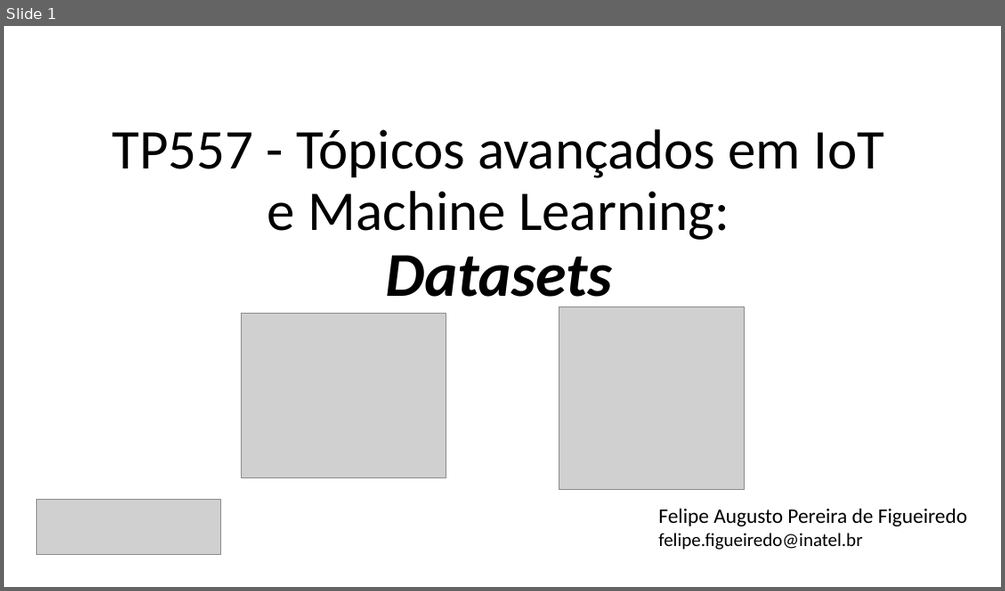
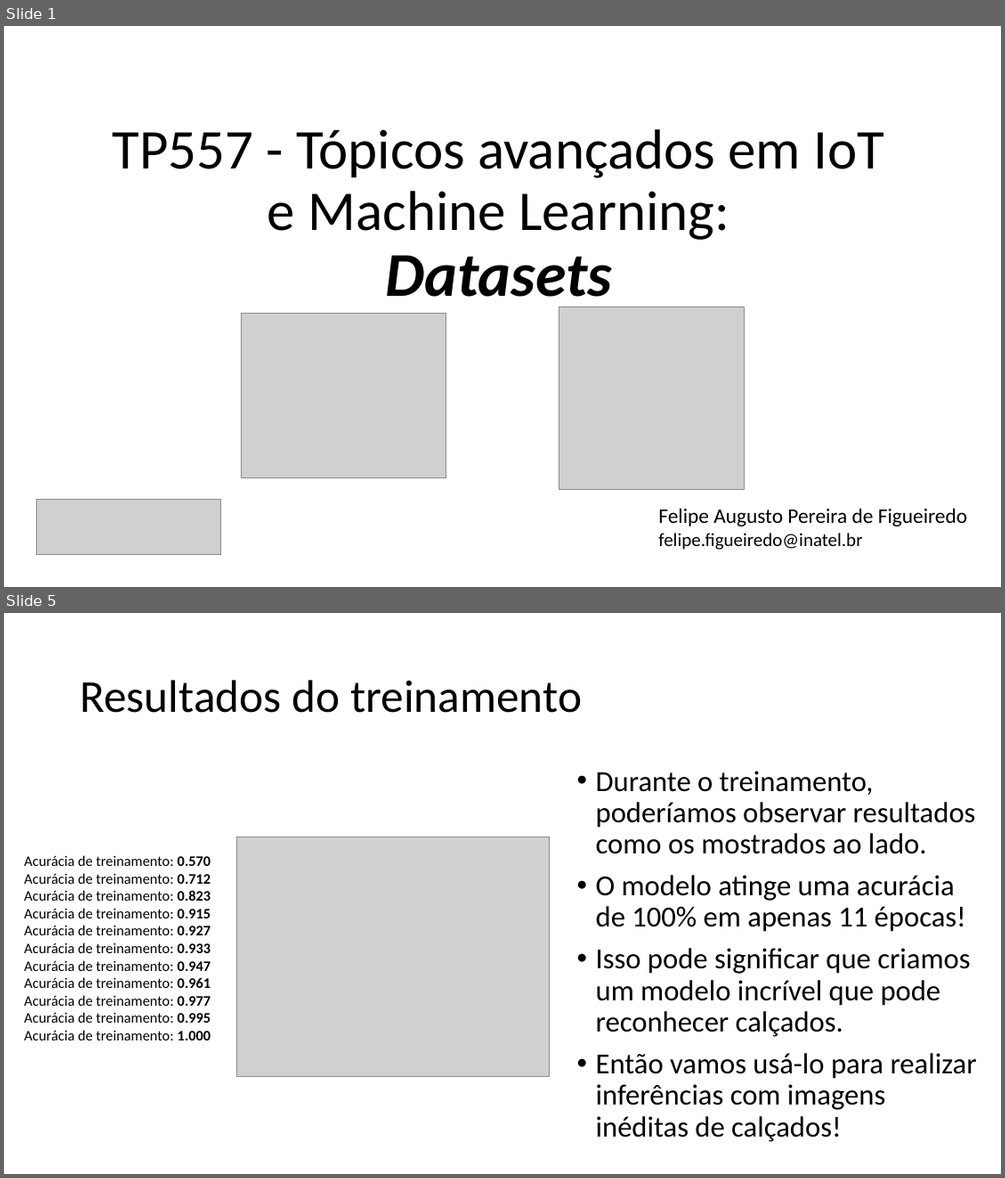
Before and after one commit to zz4fap/tp557-iot-ml, a slide deck: slides/TP557_10_Datasets.pptx. Shown one above the other, each under a label of ours: slide 1 before the commit, slides 1 and 5 after it; the slides between them are not shown. The pictures are 1005x591 and 1005x1178 pixels, drawn with LibreOffice and Linux fonts; fonts in the diff are those of the drawing; grey boxes stand for pictures. Boxes give left, top, right and bottom in pixels: in the first picture for what was removed or moved away, otherwise in the second. Text is boxed around its words. In the diff, an @@ line names an element or a change of style, - is before the commit and + after.

Commit message:
update of slides

```diff
--- a/slides/TP557_10_Datasets.pptx
+++ b/slides/TP557_10_Datasets.pptx
@@ slide 5 added at (4, 613, 1001, 1174), background #FFFFFF @@
@@ title added at (80, 680, 582, 713), 44 pt, text #000000 @@
+Resultados do treinamento
@@ text added at (596, 771, 977, 1142), 28 pt, text #000000 @@
+• Durante o treinamento, poderíamos observar resultados como os mostrados ao lado.
+• O modelo atinge uma acurácia de 100% em apenas 11 épocas!
+• Isso pode significar que criamos um modelo incrível que pode reconhecer calçados.
+• Então vamos usá-lo para realizar inferências com imagens inéditas de calçados!
@@ picture added at (237, 836, 550, 1076) @@
@@ text added at (24, 855, 210, 1040), 14 pt, text #000000 @@
+Acurácia de treinamento: 0.570
+Acurácia de treinamento: 0.712
+Acurácia de treinamento: 0.823
+Acurácia de treinamento: 0.915
+Acurácia de treinamento: 0.927
+Acurácia de treinamento: 0.933
+Acurácia de treinamento: 0.947
+Acurácia de treinamento: 0.961
+Acurácia de treinamento: 0.977
+Acurácia de treinamento: 0.995
+Acurácia de treinamento: 1.000
```
Also in this commit, not shown: 1 slide changed, 15 other slides added, 2 other files.
